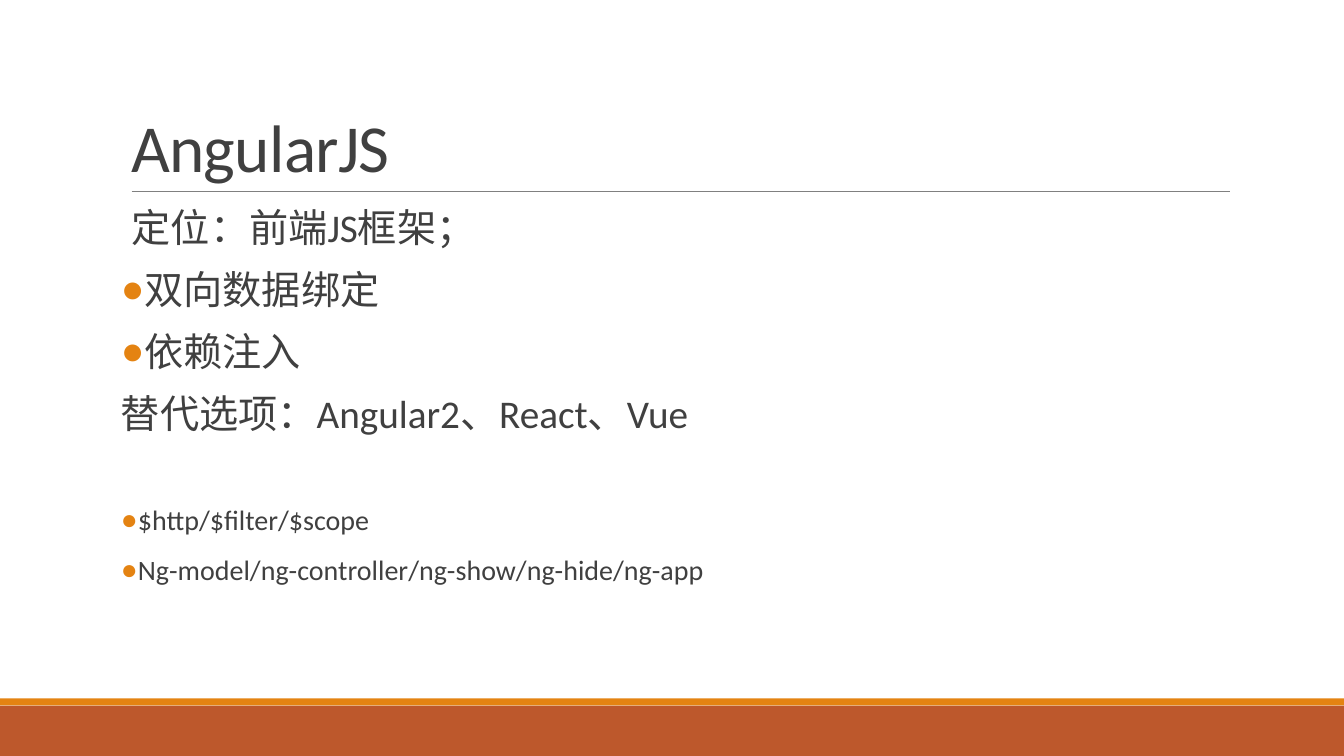
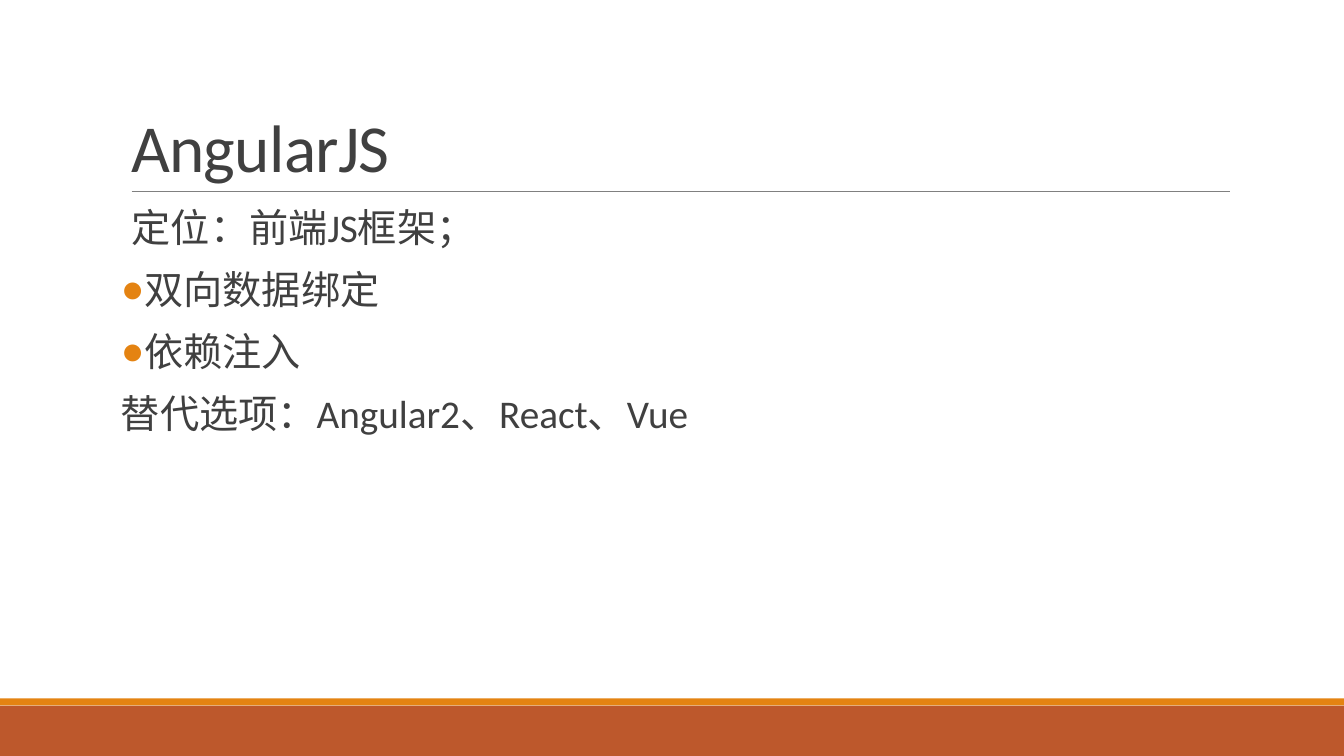
Before and after one commit to boomler/personalPractice, a slide deck: slide 11 of 前端环境搭建及相关技术简介.pptx (slide 4 before the commit). Drawn at 1344x756 pixels with LibreOffice and Linux fonts; fonts in the diff are those of the drawing. Boxes give left, top, right and bottom in pixels: in the first picture for what was removed or moved away, otherwise in the second. Text is boxed around its words. In the diff, an @@ line names an element or a change of style, - is before the commit and + after.

```diff
--- a/前端环境搭建及相关技术简介.pptx
+++ b/前端环境搭建及相关技术简介.pptx
@@ text at (138, 510, 703, 585): paragraphs removed @@
-● $http/$filter/$scope
-● Ng-model/ng-controller/ng-show/ng-hide/ng-app
```
Also in this commit, not shown: 5 other slides changed, 1 slide added, 5 slides removed, 12 other files.
